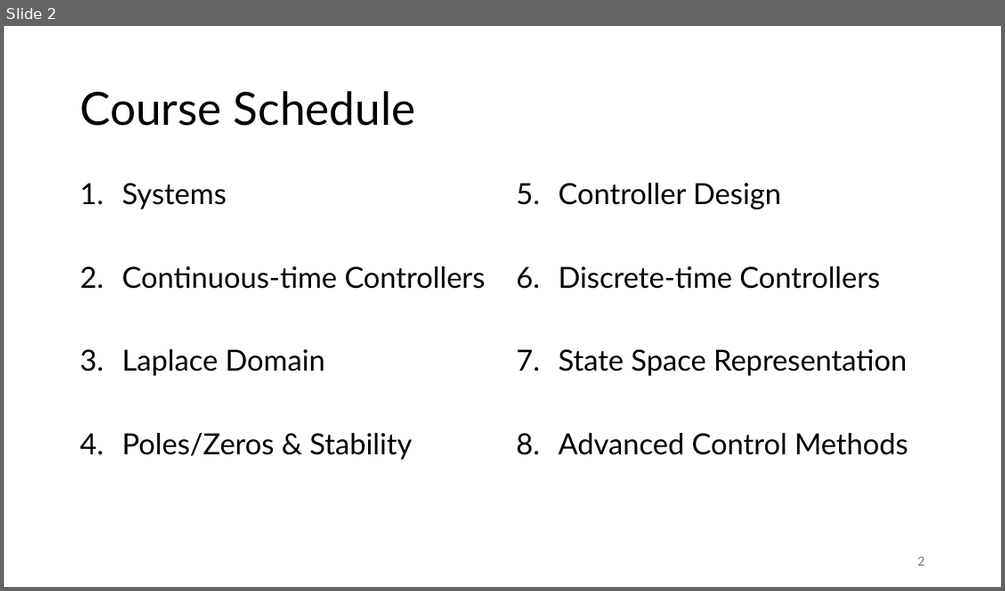
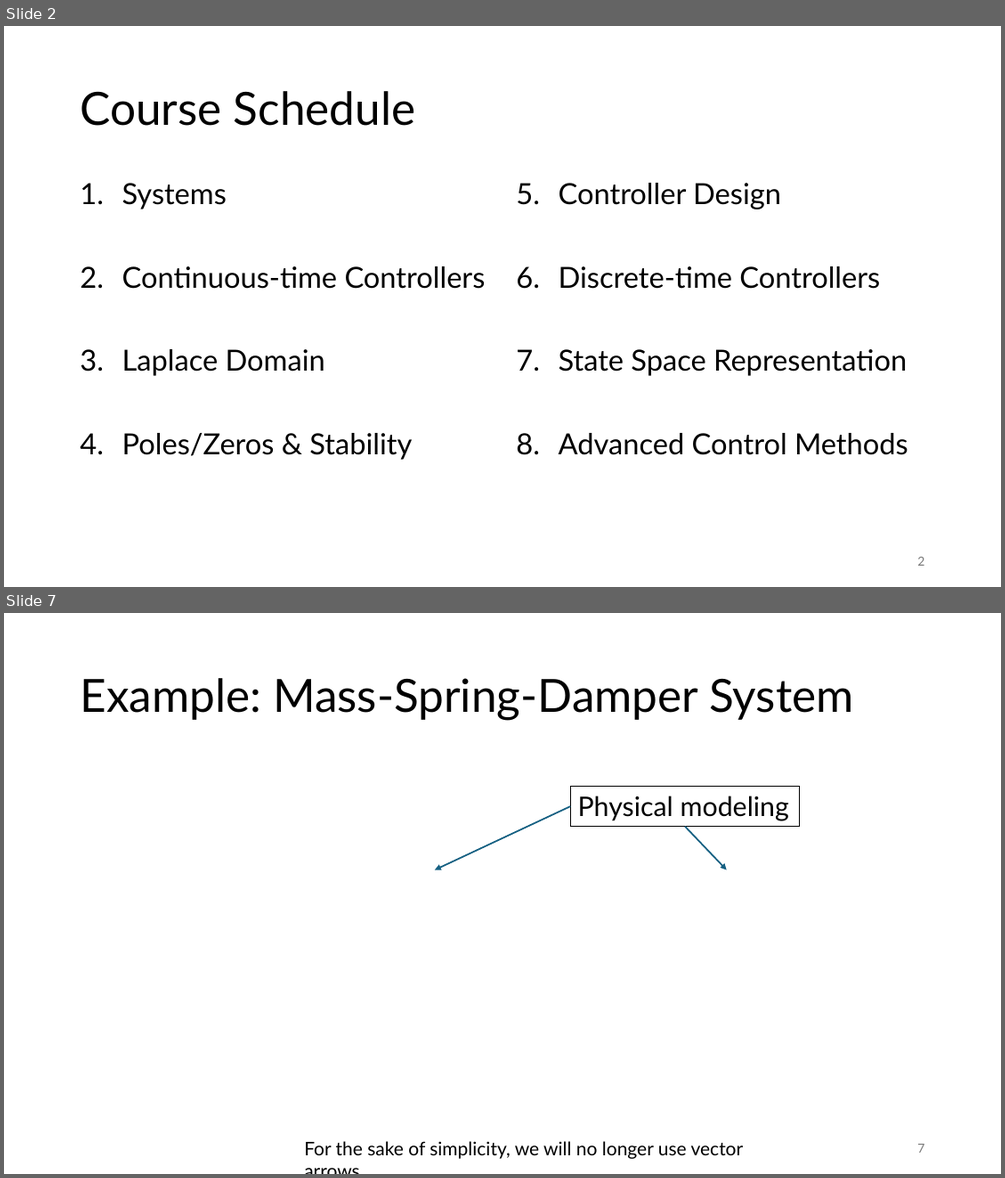
Before and after one commit to FelixWick/control_engineering, a slide deck: slides/7_state_space.pptx. Shown one above the other, each under a label of ours: slide 2 before the commit, slides 2 and 7 after it; the slides between them are not shown. The pictures are 1005x591 and 1005x1178 pixels, drawn with LibreOffice and Linux fonts; fonts in the diff are those of the drawing; grey boxes stand for pictures. Boxes give left, top, right and bottom in pixels: in the first picture for what was removed or moved away, otherwise in the second. Text is boxed around its words. In the diff, an @@ line names an element or a change of style, - is before the commit and + after.

```diff
--- a/slides/7_state_space.pptx
+++ b/slides/7_state_space.pptx
@@ slide 7 added at box(4, 613, 1001, 1174), background #FFFFFF @@
@@ title added at box(80, 678, 853, 720), 44 pt, text #000000 @@
+Example: Mass-Spring-Damper System
@@ rectangle added at box(571, 787, 800, 827), outline #000000 0.75 pt, 26 pt, text #000000 @@
+Physical modeling
@@ arrow added from (571, 806) to (435, 869), #156082 1.5 pt @@
@@ arrow added from (685, 826) to (727, 869), #156082 1.5 pt @@
@@ text added at box(304, 1141, 744, 1159), 18 pt, text #000000 @@
+For the sake of simplicity, we will no longer use vector arrows.
@@ page number added at box(917, 1143, 924, 1152), 12 pt, text #797979 @@
+7
```
Also in this commit, not shown: 7 slides changed, 14 other slides added, 4 slides removed.
